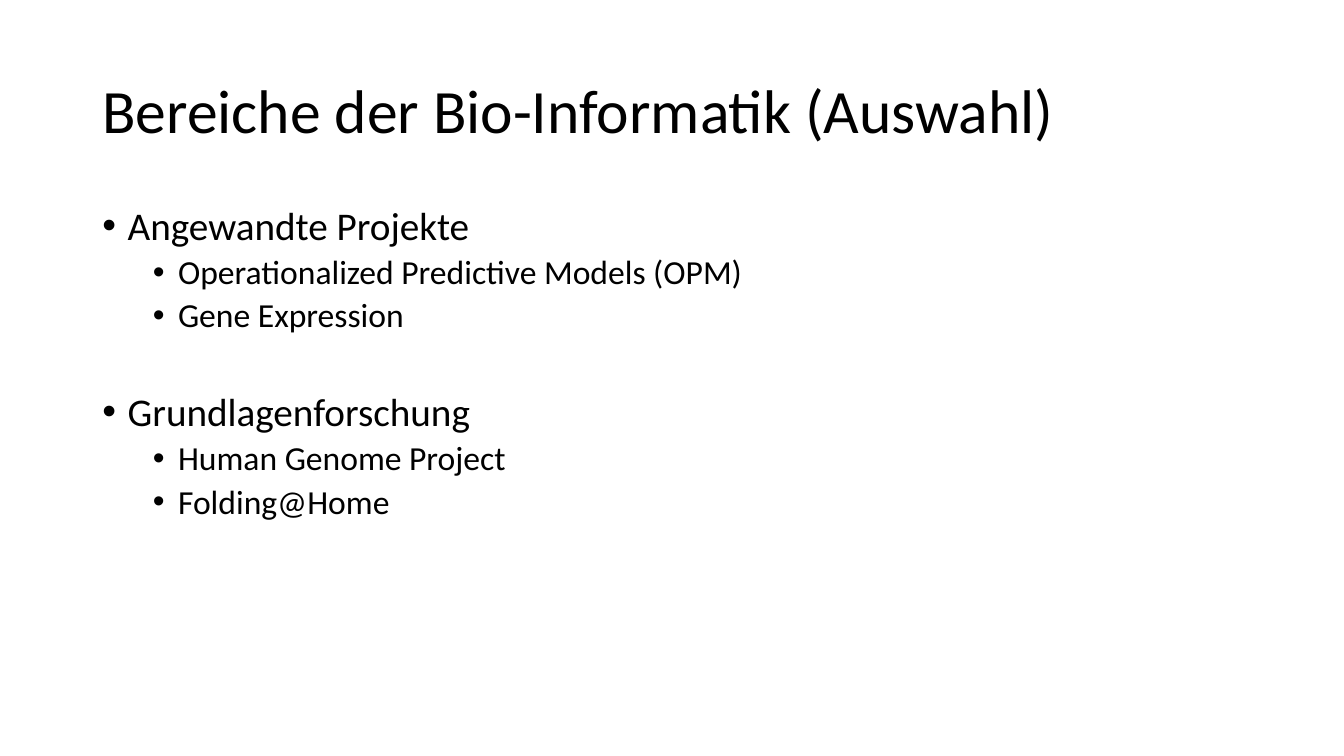
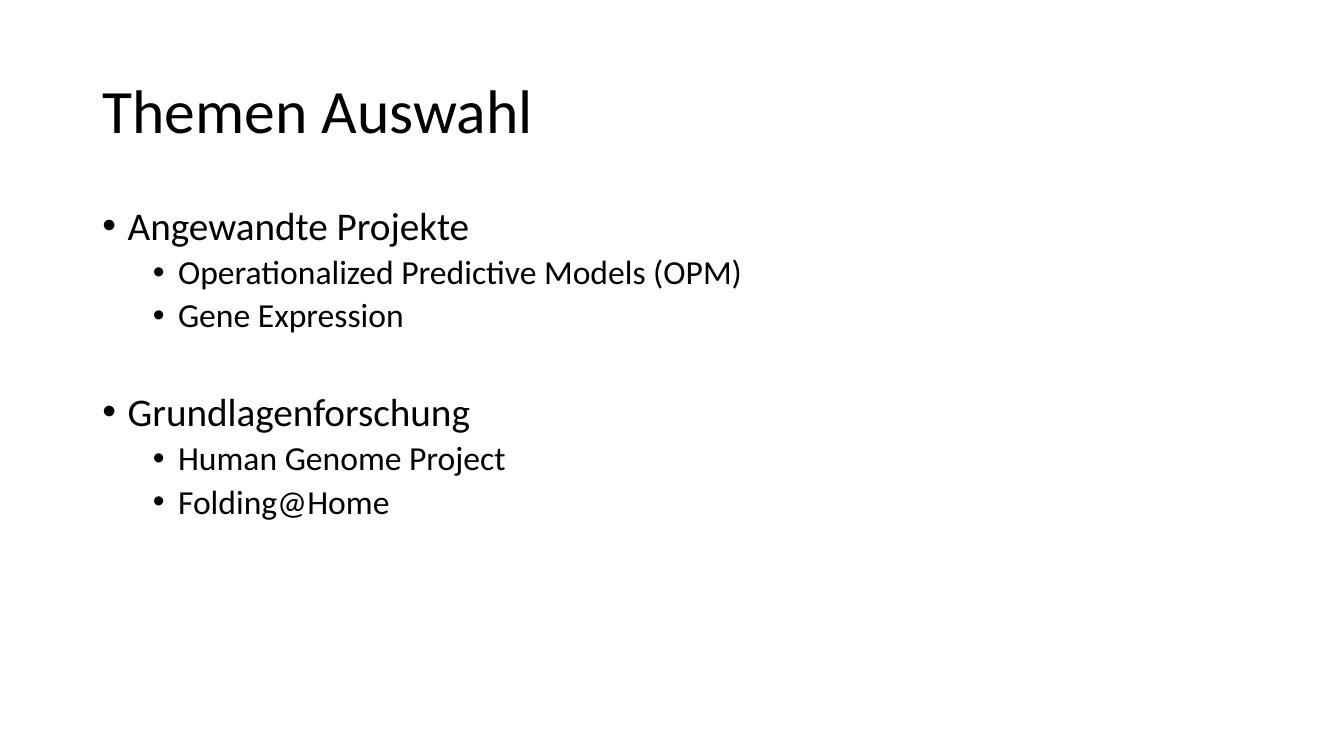
Before and after one commit to advocd/ss2016-innovative_technologien, a slide deck: slide 10 of Von der Informatik die Auszog um die Welt.pptx (slide 5 before the commit). Drawn at 1344x756 pixels with LibreOffice and Linux fonts; fonts in the diff are those of the drawing. Boxes give left, top, right and bottom in pixels: in the first picture for what was removed or moved away, otherwise in the second. Text is boxed around its words. In the diff, an @@ line names an element or a change of style, - is before the commit and + after.

```diff
--- a/Von der Informatik die Auszog um die Welt.pptx
+++ b/Von der Informatik die Auszog um die Welt.pptx
@@ title at box(102, 90, 532, 134): text changed @@
-Bereiche der Bio-Informatik (Auswahl)
+Themen Auswahl
```
Also in this commit, not shown: 3 other slides changed, 19 slides added, 3 slides removed, 3 other files.
